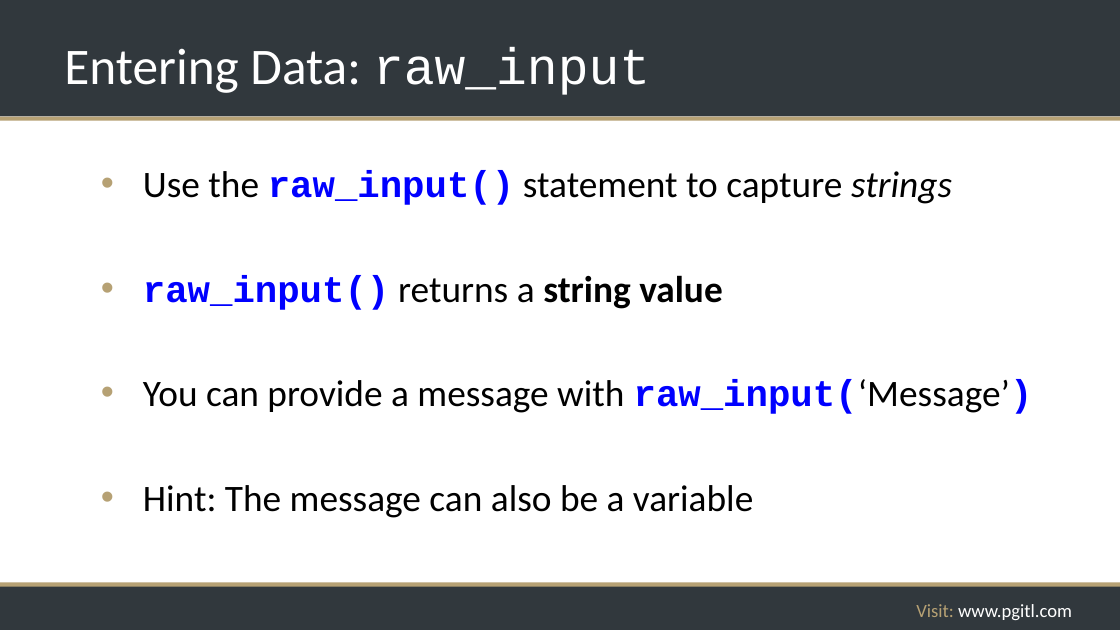
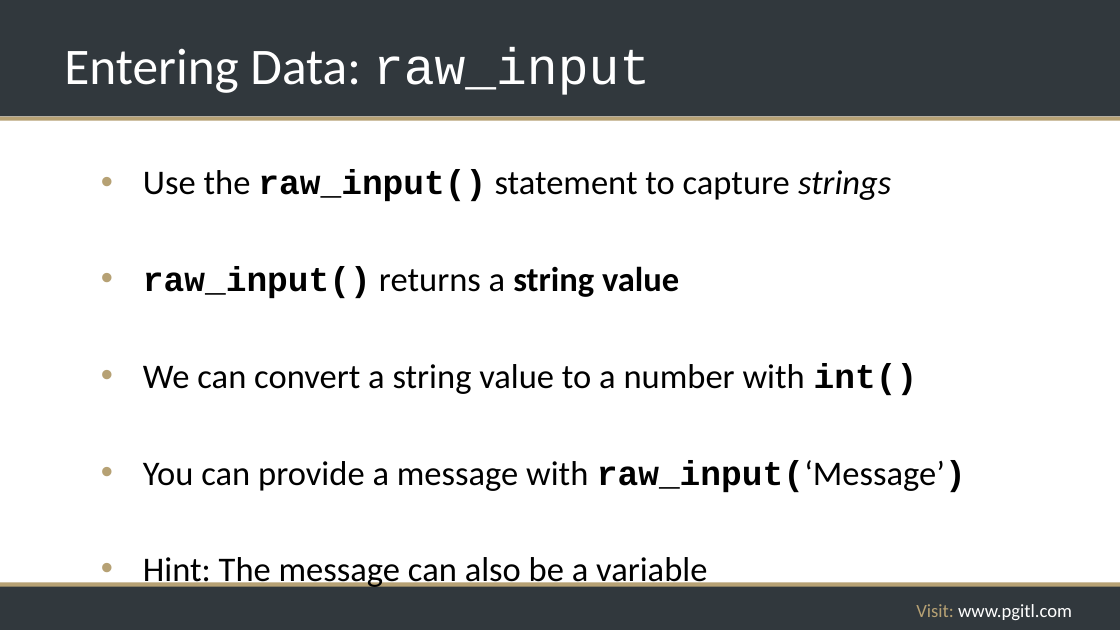
Before and after one commit to rikkouri/project-a, a slide deck: slide 28 of Programming Foundations.pptx (slide 29 before the commit). Drawn at 1120x630 pixels with LibreOffice and Linux fonts; fonts in the diff are those of the drawing; background and template pictures are left out. Boxes give left, top, right and bottom in pixels: in the first picture for what was removed or moved away, otherwise in the second. Text is boxed around its words. In the diff, an @@ line names an element or a change of style, - is before the commit and + after.

```diff
--- a/Programming Foundations.pptx
+++ b/Programming Foundations.pptx
@@ text at [143, 169, 966, 590]: size 32 to 29.6 pt in "Use the raw_input() statement to capture strings", "raw_input() returns a string value", "You can provide a message with raw_input(‘Message’)", "Hint: The message can also be a ..."; text colour #0000FF to #000000 in "raw_input()", "raw_input()", "raw_input(‘Message’)" @@
@@ text at [143, 363, 918, 396]: paragraph added @@
+• We can convert a string value to a number with int()
```
Also in this commit, not shown: 21 other slides changed, 7 slides added, 1 slide removed, 1 other file.
